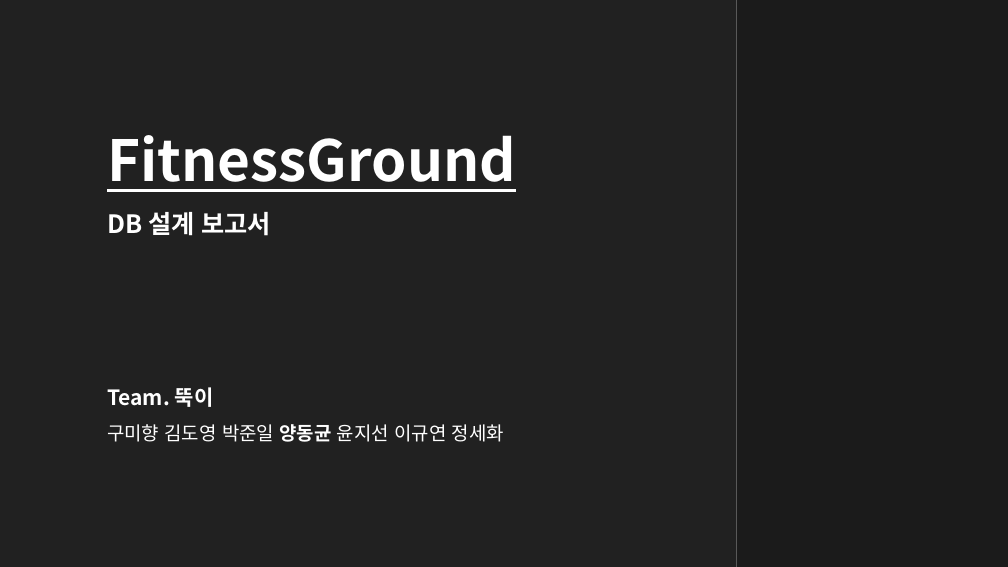
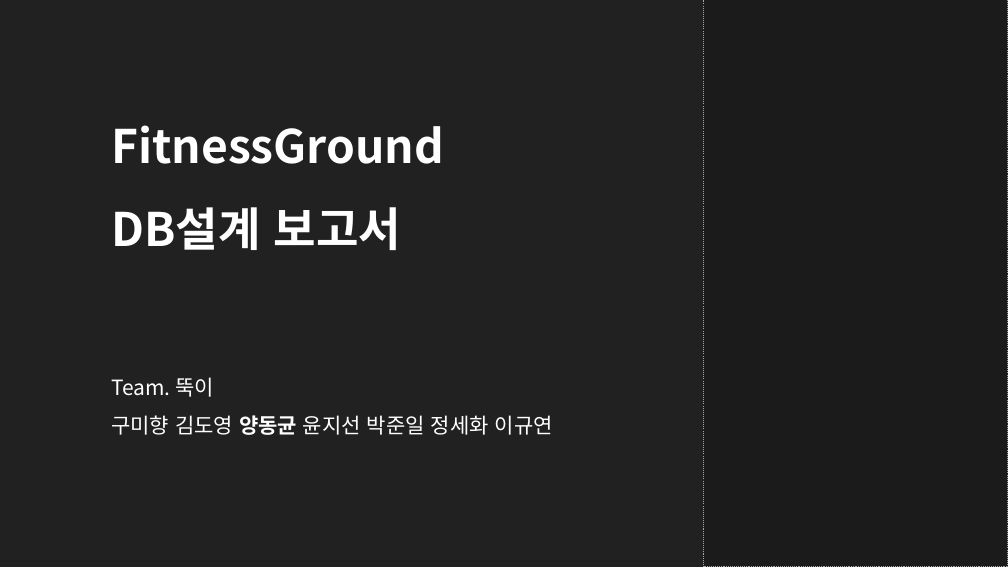
Before and after one commit to me0768/KHFinalProject, a slide deck: slide 1 of 보고서/DataBase설계서_Final_Project.pptx. Drawn at 1008x567 pixels with LibreOffice and Linux fonts; fonts in the diff are those of the drawing. Boxes give left, top, right and bottom in pixels: in the first picture for what was removed or moved away, otherwise in the second. Text is boxed around its words. In the diff, an @@ line names an element or a change of style, - is before the commit and + after.

```diff
--- a/보고서/DataBase설계서_Final_Project.pptx
+++ b/보고서/DataBase설계서_Final_Project.pptx
@@ rectangle: place and size @@
-rectangle at (737, 0, 1008, 567)
+rectangle at (704, 0, 1008, 567)
@@ rectangle at (704, 0, 1008, 567): outline none to #A6A6A6 1 pt dashed @@
@@ line removed from (737, 0) to (737, 567) @@
@@ text "FitnessGround": place and size @@
-text "FitnessGround" at (107, 135, 516, 236)
+text "FitnessGround" at (111, 125, 444, 250)
@@ text at (111, 125, 444, 164): size 54 to 44 pt, underline off in "FitnessGround"; alignment justified to left @@
@@ text at (111, 207, 401, 250): text changed; size 24 to 44 pt @@
-DB 설계 보고서
+DB설계 보고서
@@ text "Team. 뚝이": place and size @@
-text "Team. 뚝이" at (107, 387, 504, 442)
+text "Team. 뚝이" at (111, 377, 553, 435)
@@ text at (111, 377, 214, 397): bold off in "Team. 뚝이" @@
@@ text at (111, 415, 553, 435): text changed; size 18 to 20 pt @@
-구미향 김도영 박준일 양동균 윤지선 이규연 정세화
+구미향 김도영 양동균 윤지선 박준일 정세화 이규연
```
Also in this commit, not shown: 27 other slides changed, 17 slides removed, 26 other files.
